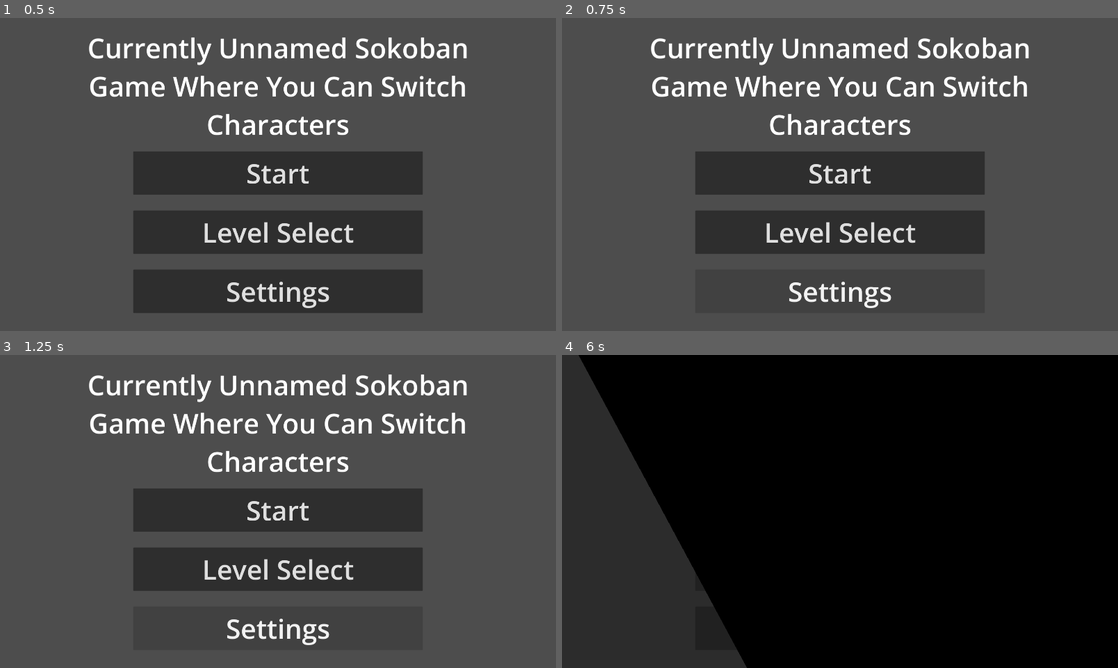
Above: before the commit, frames 1-4 (two rows, left to right).
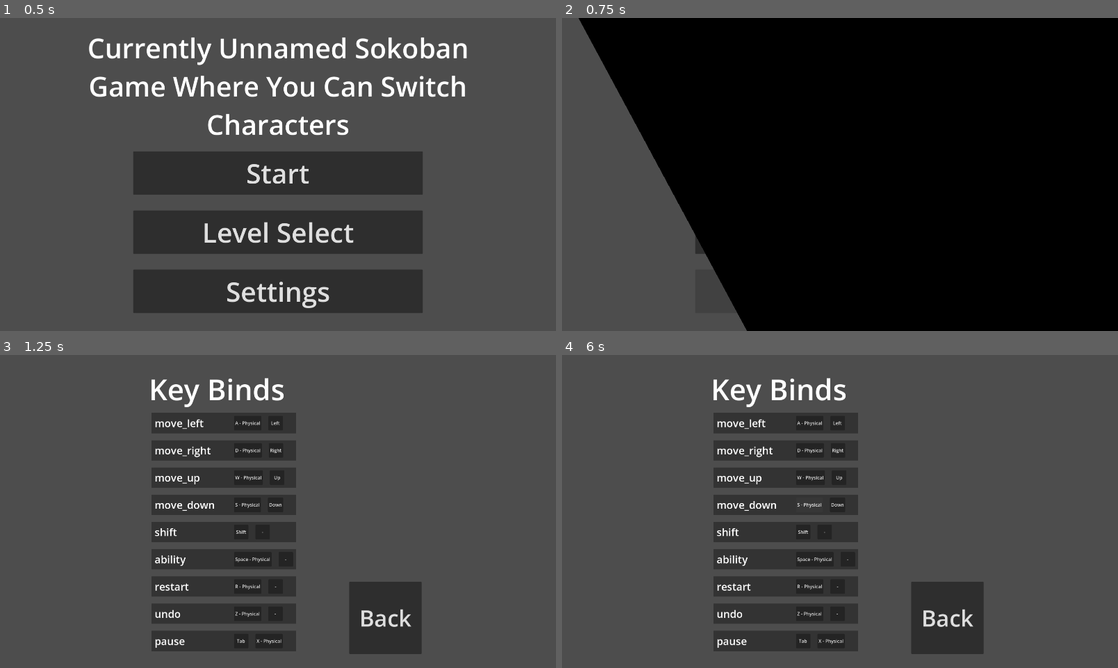
Above: after the commit, the same moments.

Repository: somestufz/GDS-Game-Jam-Repo
Game: Godot game, scene res://scenes/main/game.tscn
The game is run twice, just before and just after one commit, with the same random seed, the same clock (stepped at 60 frames per second) and the same inputs.
Inputs (mouse positions are in pixels of both pictures, inside the frame that each line leads up to):
- Up to frame 1 (0.5 s): no input
- Up to frame 2 (0.75 s): click "Settings" at 0.5 s
- Up to frame 3 (1.25 s): no input
- Up to frame 4 (6 s): click (812, 423) at 1.25 s, where only the run after the commit has a clickable "A - Physical"; click (840, 423) at 2 s, where only the run after the commit has a clickable "Left"; click (812, 448) at 2.75 s, where only the run after the commit has a clickable "D - Physical"; click (840, 448) at 3.5 s, where only the run after the commit has a clickable "Right"; click (812, 477) at 4.25 s, where only the run after the commit has a clickable "W - Physical"; click (840, 477) at 5 s, where only the run after the commit has a clickable "Up"; click (812, 505) at 5.75 s, where only the run after the commit has a clickable "S - Physical"

Frame 1 is identical in both runs. In frame 2, 82% of the frame differs, in the area x 3-100%, y 0-100%; in frame 3, 21%; in frame 4, 100%, in the area x 0-100%, y 0-100%.

Commit message:
Added a basic Keybinds system to the settings menu

Diff:
--- a/Main/Sokoban/project.godot
+++ b/Main/Sokoban/project.godot
@@ -81,7 +81,6 @@
 "deadzone": 0.2,
 "events": [Object(InputEventKey,"resource_local_to_scene":false,"resource_name":"","device":-1,"window_id":0,"alt_press …(195 unchanged characters)…
 , Object(InputEventKey,"resource_local_to_scene":false,"resource_name":"","device":-1,"window_id":0,"alt_pressed":false …(183 unchanged characters)…
-, Object(InputEventKey,"resource_local_to_scene":false,"resource_name":"","device":-1,"window_id":0,"alt_pressed":false,"shift_pressed":false,"ctrl_pressed":false,"meta_pressed":false,"pressed":false,"keycode":0,"physical_keycode":4194305,"key_label":0,"unicode":0,"location":0,"echo":false,"script":null)
 ]
 }
 
--- a/Main/Sokoban/scenes/UI/keybind.gd
+++ b/Main/Sokoban/scenes/UI/keybind.gd
@@ -6,9 +6,44 @@
 
 var action : String
 
+var isListening1 := false
+var isListening2 := false
+
 func initialise(action : String) -> void:
 	self.action = action
 	label.text = action
-	button_1.text = InputMap.action_get_events(action)[0].to_string()
+	button_1.text = InputMap.action_get_events(action)[0].as_text()
 	if InputMap.action_get_events(action).size() > 1:
-		button_2.text = InputMap.action_get_events(action)[1].to_string()
+		button_2.text = InputMap.action_get_events(action)[1].as_text()
+
+func _on_button_pressed() -> void:
+	isListening1 = true
+	isListening2 = false
+
+
+func _on_button_2_pressed() -> void:
+	isListening1 = false
+	isListening2 = true
+
+
+func _input(event: InputEvent) -> void:
+	if event is InputEventKey:
+		if isListening1:
+			#swap out the binding
+			InputMap.action_erase_event(action, InputMap.action_get_events(action)[0])
+			InputMap.action_add_event(action, event)
+			#Sets the buttons text
+			button_1.text = InputMap.action_get_events(action)[0].as_text()
+			if InputMap.action_get_events(action).size() > 1:
+				button_2.text = InputMap.action_get_events(action)[1].as_text()
+			isListening1 = false
+		elif isListening2:
+			#swap out the binding
+			if InputMap.action_get_events(action).size() > 1:
+				InputMap.action_erase_event(action, InputMap.action_get_events(action)[1])
+			InputMap.action_add_event(action, event)
+			#Sets the buttons text
+			button_1.text = InputMap.action_get_events(action)[0].as_text()
+			if InputMap.action_get_events(action).size() > 1:
+				button_2.text = InputMap.action_get_events(action)[1].as_text()
+			isListening2 = false
--- a/Main/Sokoban/scenes/UI/keybind.tscn
+++ b/Main/Sokoban/scenes/UI/keybind.tscn
@@ -3,9 +3,12 @@
 [ext_resource type="Script" uid="uid://c0d5px6gbxlo5" path="res://scenes/UI/keybind.gd" id="1_xvfpn"]
 
 [node name="Keybind" type="MarginContainer" unique_id=825738221]
-custom_minimum_size = Vector2(500, 0)
 offset_right = 40.0
 offset_bottom = 40.0
+theme_override_constants/margin_left = 10
+theme_override_constants/margin_top = 10
+theme_override_constants/margin_right = 10
+theme_override_constants/margin_bottom = 10
 script = ExtResource("1_xvfpn")
 
 [node name="ColorRect" type="ColorRect" parent="." unique_id=1439878829]
@@ -17,36 +20,40 @@
 
 [node name="LabelContainer" type="MarginContainer" parent="HBoxContainer" unique_id=1670022407]
 layout_mode = 2
-theme_override_constants/margin_left = 25
-theme_override_constants/margin_top = 25
-theme_override_constants/margin_right = 25
-theme_override_constants/margin_bottom = 25
+theme_override_constants/margin_left = 10
+theme_override_constants/margin_top = 10
+theme_override_constants/margin_right = 10
+theme_override_constants/margin_bottom = 10
 
 [node name="Label" type="Label" parent="HBoxContainer/LabelContainer" unique_id=1301316940]
+custom_minimum_size = Vector2(250, 0)
 layout_mode = 2
-theme_override_font_sizes/font_size = 60
+theme_override_font_sizes/font_size = 36
 text = "move_left"
 
 [node name="Button 1" type="MarginContainer" parent="HBoxContainer" unique_id=138010822]
 layout_mode = 2
-theme_override_constants/margin_left = 25
-theme_override_constants/margin_top = 25
-theme_override_constants/margin_right = 25
-theme_override_constants/margin_bottom = 25
+theme_override_constants/margin_left = 10
+theme_override_constants/margin_top = 10
+theme_override_constants/margin_right = 10
+theme_override_constants/margin_bottom = 10
 
 [node name="Button" type="Button" parent="HBoxContainer/Button 1" unique_id=682114147]
-custom_minimum_size = Vector2(100, 100)
+custom_minimum_size = Vector2(50, 50)
 layout_mode = 2
 text = "-"
 
 [node name="Button 2" type="MarginContainer" parent="HBoxContainer" unique_id=2088641253]
 layout_mode = 2
-theme_override_constants/margin_left = 25
-theme_override_constants/margin_top = 25
-theme_override_constants/margin_right = 25
-theme_override_constants/margin_bottom = 25
+theme_override_constants/margin_left = 10
+theme_override_constants/margin_top = 10
+theme_override_constants/margin_right = 10
+theme_override_constants/margin_bottom = 10
 
 [node name="Button" type="Button" parent="HBoxContainer/Button 2" unique_id=1833379847]
-custom_minimum_size = Vector2(100, 100)
+custom_minimum_size = Vector2(50, 50)
 layout_mode = 2
 text = "-"
+
+[connection signal="pressed" from="HBoxContainer/Button 1/Button" to="." method="_on_button_pressed"]
+[connection signal="pressed" from="HBoxContainer/Button 2/Button" to="." method="_on_button_2_pressed"]
--- a/Main/Sokoban/scenes/UI/main_menu.gd
+++ b/Main/Sokoban/scenes/UI/main_menu.gd
@@ -10,3 +10,6 @@
 func _on_start_select_pressed() -> void:
 	ui.animate_to_menu("Game")
 	level_manager.load_to_level(0)
+
+func _on_settings_pressed() -> void:
+	ui.animate_to_menu("Settings")
--- /dev/null
+++ b/Main/Sokoban/scenes/UI/settings.gd
@@ -0,0 +1,7 @@
+extends HBoxContainer
+
+@onready var ui: Control = $".."
+@onready var level_manager: LevelManager = $"../../LevelManager"
+
+func _on_back_pressed() -> void:
+	ui.animate_to_menu("MainMenu")
--- a/Main/Sokoban/scenes/UI/ui.tscn
+++ b/Main/Sokoban/scenes/UI/ui.tscn
@@ -6,6 +6,7 @@
 [ext_resource type="PackedScene" uid="uid://c0dp7nsxo7cn6" path="res://scenes/UI/level_container.tscn" id="4_owlbh"]
 [ext_resource type="Script" uid="uid://dov67a4moryo0" path="res://scenes/UI/main_menu.gd" id="5_c5elv"]
 [ext_resource type="Script" uid="uid://bidttpsii63gi" path="res://scenes/UI/pause.gd" id="6_cketn"]
+[ext_resource type="Script" uid="uid://c1ev7ru30rysg" path="res://scenes/UI/settings.gd" id="6_owlbh"]
 [ext_resource type="Script" uid="uid://b8of7ogw6pb24" path="res://scenes/UI/key_binds.gd" id="6_tpnoy"]
 [ext_resource type="Script" uid="uid://bk56yovnatqx6" path="res://scenes/UI/win.gd" id="7_64obo"]
 [ext_resource type="PackedScene" uid="uid://ce14wjvt1yuld" path="res://scenes/UI/keybind.tscn" id="7_vb61p"]
@@ -189,6 +190,7 @@
 anchor_bottom = 1.0
 grow_horizontal = 2
 grow_vertical = 2
+script = ExtResource("6_owlbh")
 
 [node name="KeyBinds Margin" type="MarginContainer" parent="Settings" unique_id=562373738]
 layout_mode = 2
@@ -207,20 +209,19 @@
 theme_override_font_sizes/font_size = 100
 text = "Key Binds"
 
-[node name="Misc Margin" type="MarginContainer" parent="Settings" unique_id=2124376931]
-layout_mode = 2
-theme_override_constants/margin_left = 50
-theme_override_constants/margin_right = 50
-
-[node name="Misc" type="VBoxContainer" parent="Settings/Misc Margin" unique_id=1733661380]
-layout_mode = 2
-size_flags_horizontal = 4
-size_flags_vertical = 4
-
-[node name="Label" type="Label" parent="Settings/Misc Margin/Misc" unique_id=981670819]
-layout_mode = 2
-theme_override_font_sizes/font_size = 100
-text = "Misc"
+[node name="MarginContainer" type="MarginContainer" parent="Settings" unique_id=2000453441]
+layout_mode = 2
+size_flags_vertical = 8
+theme_override_constants/margin_left = 120
+
+[node name="Back" type="Button" parent="Settings/MarginContainer" unique_id=1432294017]
+custom_minimum_size = Vector2(250, 250)
+layout_mode = 2
+size_flags_horizontal = 4
+size_flags_vertical = 8
+theme_override_font_sizes/font_size = 78
+text = "Back
+"
 
 [node name="Pause" type="VBoxContainer" parent="." unique_id=404522495]
 visible = false
@@ -385,6 +386,8 @@
 [connection signal="pressed" from="LevelSelect/MarginContainer/Back" to="LevelSelect" method="_on_back_pressed"]
 [connection signal="pressed" from="MainMenu/StartContainer/StartSelect" to="MainMenu" method="_on_start_select_pressed"]
 [connection signal="pressed" from="MainMenu/LevelSelectContainer/LevelSelect" to="MainMenu" method="_on_level_select_pressed"]
+[connection signal="pressed" from="MainMenu/SettingsContainer/Settings" to="MainMenu" method="_on_settings_pressed"]
+[connection signal="pressed" from="Settings/MarginContainer/Back" to="Settings" method="_on_back_pressed"]
 [connection signal="pressed" from="Pause/ResumeContainer/Resume" to="Pause" method="_on_resume_pressed"]
 [connection signal="pressed" from="Pause/LevelSelectContainer/LevelSelect" to="Pause" method="_on_level_select_pressed"]
 [connection signal="pressed" from="Pause/MenuContainer/Main Menu" to="Pause" method="_on_main_menu_pressed"]
--- a/Main/Sokoban/scenes/main/game.tscn
+++ b/Main/Sokoban/scenes/main/game.tscn
@@ -9,6 +9,6 @@
 
 [node name="LevelManager" parent="." unique_id=294967547 instance=ExtResource("1_e64el")]
 position = Vector2(-960, -540)
-level_names = Array[String](["res://scenes/main/levels/level …(491 unchanged characters)… res://scenes/main/levels/level_kangaroo_2.tscn"])
+level_names = Array[String](["res://scenes/main/levels/level …(491 unchanged characters)… res://scenes/main/levels/level_kangaroo_3.tscn"])
 
 [node name="UI" parent="." unique_id=1903237463 instance=ExtResource("2_ma5rq")]
--- a/Main/Sokoban/scenes/main/level_manager.gd
+++ b/Main/Sokoban/scenes/main/level_manager.gd
@@ -20,7 +20,7 @@
 	if Globals.end_zone_count == Globals.end_zone_total and ui.current_menu == "Game":
 		ui.set_current_menu("Win")
 
-	if Input.is_action_just_pressed("restart"):
+	if Input.is_action_just_pressed("restart") and ui.current_menu == "Game":
 		reload_level()
 
 func load_to_level(id : int) -> void:
Not shown, added: Main/Sokoban/scenes/UI/settings.gd.uid
